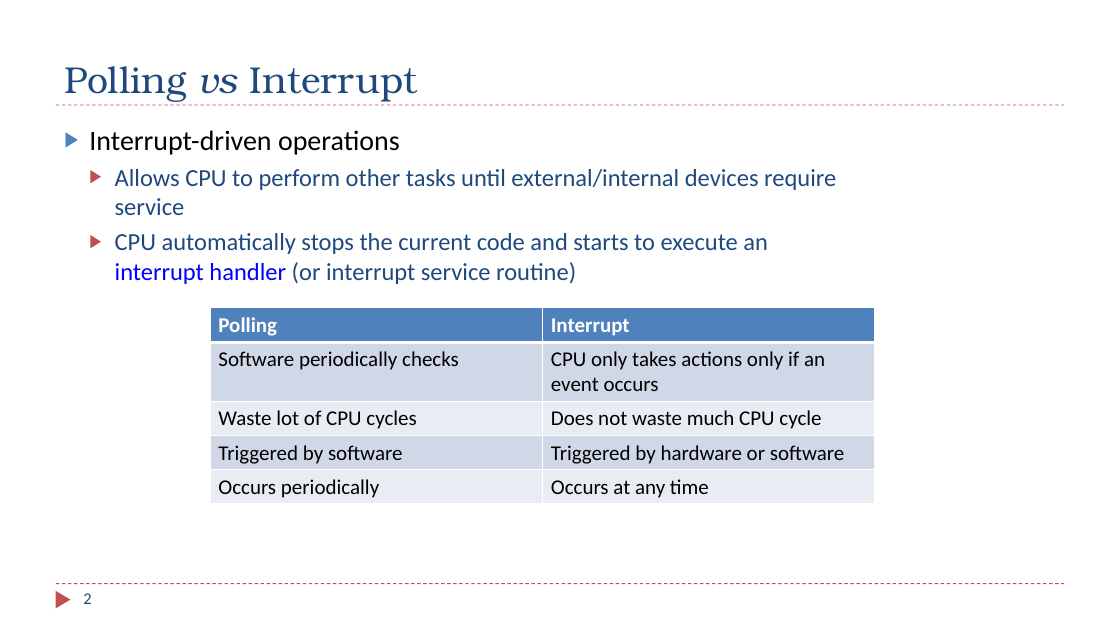
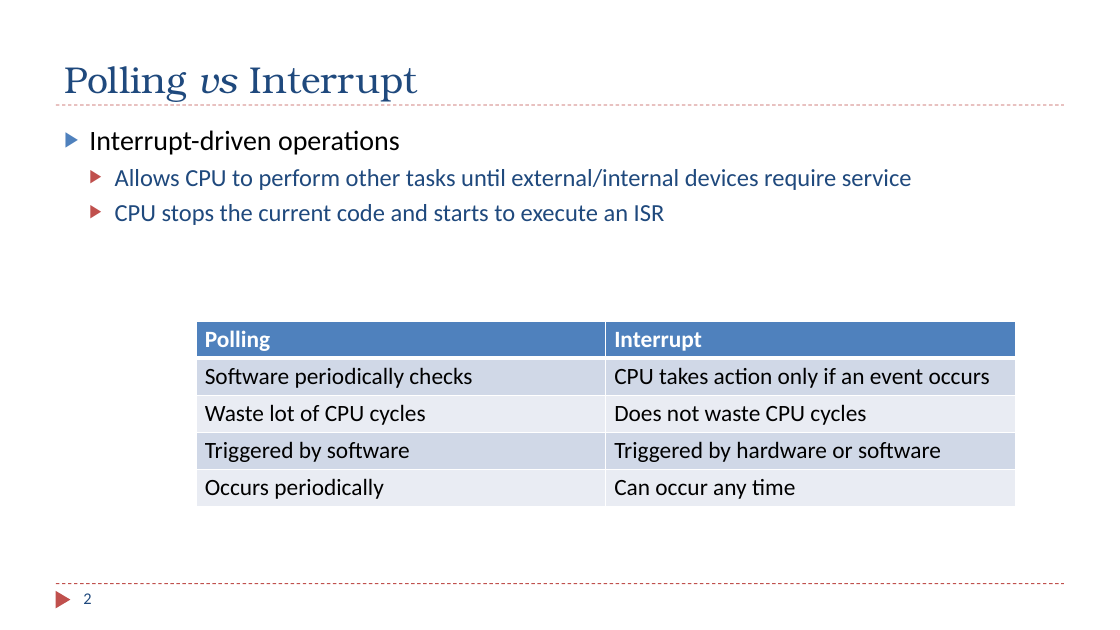
Before and after one commit to guhofstra/CSC111Fa25, a slide deck: slide 2 of PPTs/Ch11_Interrupt_1_Introduction.pptx. Drawn at 1120x630 pixels with LibreOffice and Linux fonts; fonts in the diff are those of the drawing. Boxes give left, top, right and bottom in pixels: in the first picture for what was removed or moved away, otherwise in the second. Text is boxed around its words. In the diff, an @@ line names an element or a change of style, - is before the commit and + after.

```diff
--- a/PPTs/Ch11_Interrupt_1_Introduction.pptx
+++ b/PPTs/Ch11_Interrupt_1_Introduction.pptx
@@ text at (115, 204, 665, 225): text changed @@
-  ▶ CPU automatically stops the current code and starts to execute an interrupt handler (or interrupt service routine)
+  ▶ CPU stops the current code and starts to execute an ISR
@@ table at (197, 321, 1017, 503) @@
-row 2, column 2: CPU only takes actions only if an event occurs
+row 2, column 2: CPU takes action only if an event occurs
-row 3, column 2: Does not waste much CPU cycle
+row 3, column 2: Does not waste CPU cycles
-row 5, column 2: Occurs at any time
+row 5, column 2: Can occur any time
@@ size 18 to 20 pt in "Polling", "Interrupt", "Software periodically checks", "Waste lot of CPU cycles" and 3 more places @@
@@ table: place and size @@
-table at (210, 308, 875, 503)
+table at (197, 321, 1017, 503)
```
Also in this commit, not shown: 10 other slides changed, 10 other files.
